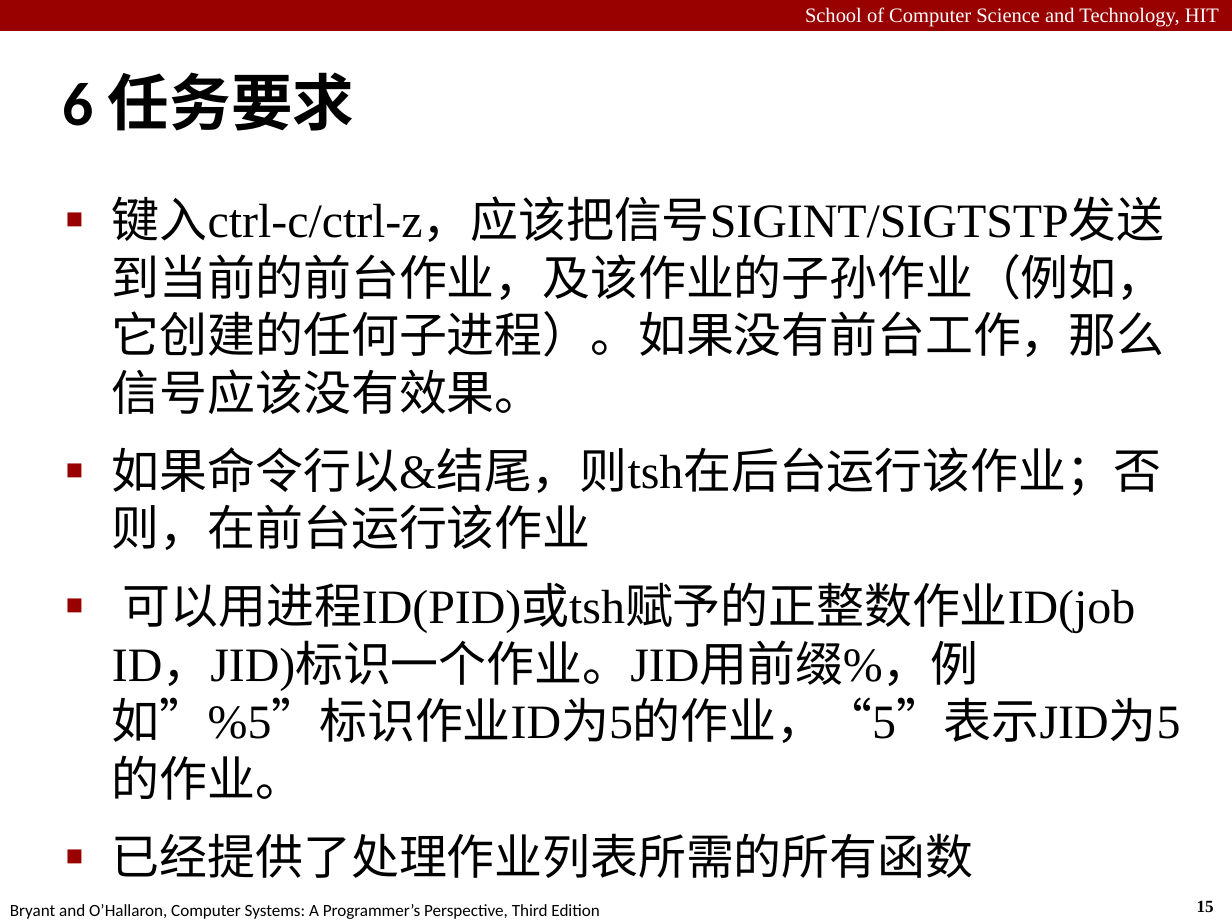
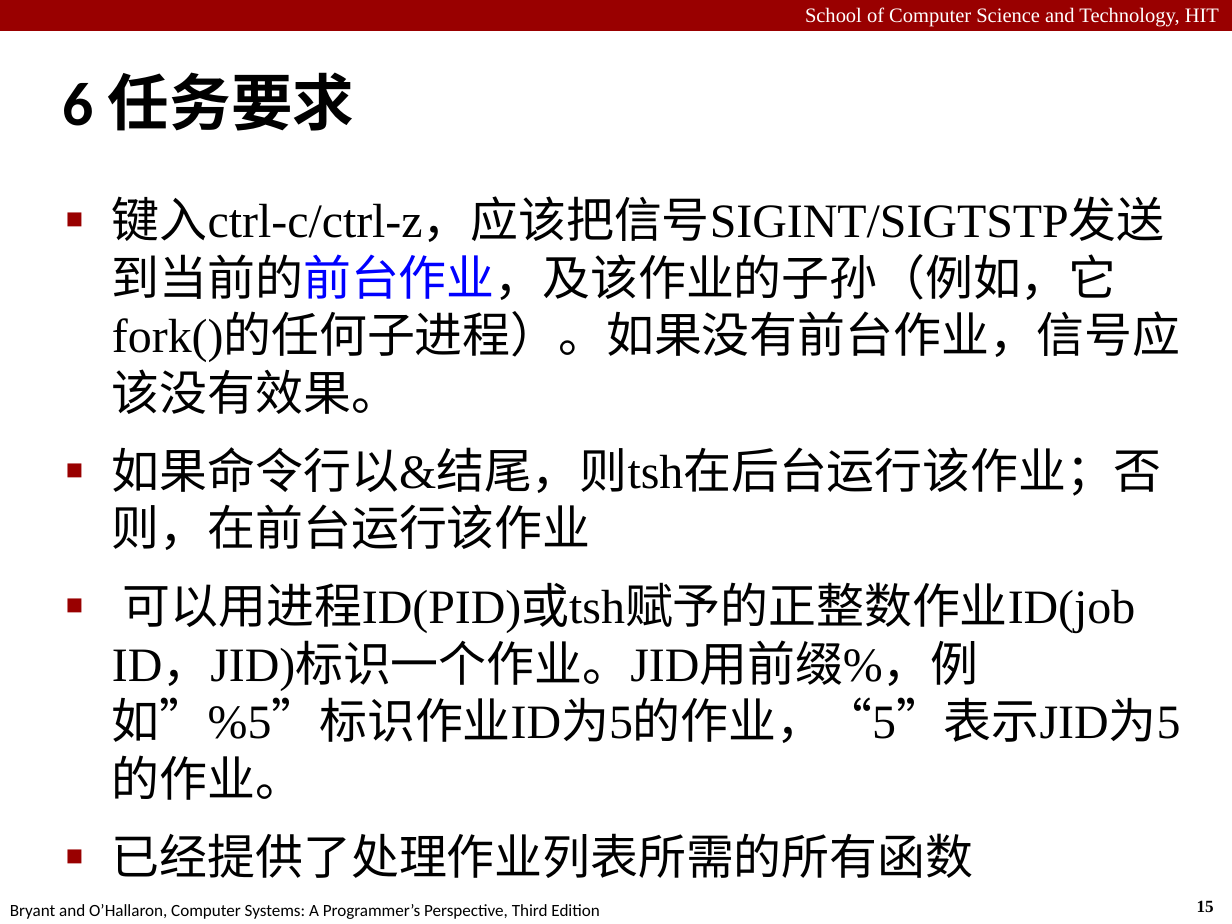
Before and after one commit to cuttingedge191/HITCS-ICS_CSAPP, a slide deck: slide 15 of HIT_Labs/Lab7/Lab7-2021.pptx. Drawn at 1232x924 pixels with LibreOffice and Linux fonts; fonts in the diff are those of the drawing. Boxes give left, top, right and bottom in pixels: in the first picture for what was removed or moved away, otherwise in the second. Text is boxed around its words. In the diff, an @@ line names an element or a change of style, - is before the commit and + after.

```diff
--- a/HIT_Labs/Lab7/Lab7-2021.pptx
+++ b/HIT_Labs/Lab7/Lab7-2021.pptx
@@ text at [112,196,1180,414]: text changed @@
-■ 键入ctrl-c/ctrl-z，应该把信号SIGINT/SIGTSTP发送到当前的前台作业，及该作业的子孙作业（例如，它创建的任何子进程）。如果没有前台工作，那么信号应该没有效果。
+■ 键入ctrl-c/ctrl-z，应该把信号SIGINT/SIGTSTP发送到当前的前台作业，及该作业的子孙（例如，它fork()的任何子进程）。如果没有前台作业，信号应该没有效果。
```
Also in this commit, not shown: 8 other slides changed, 1 slide added, 43 other files.
